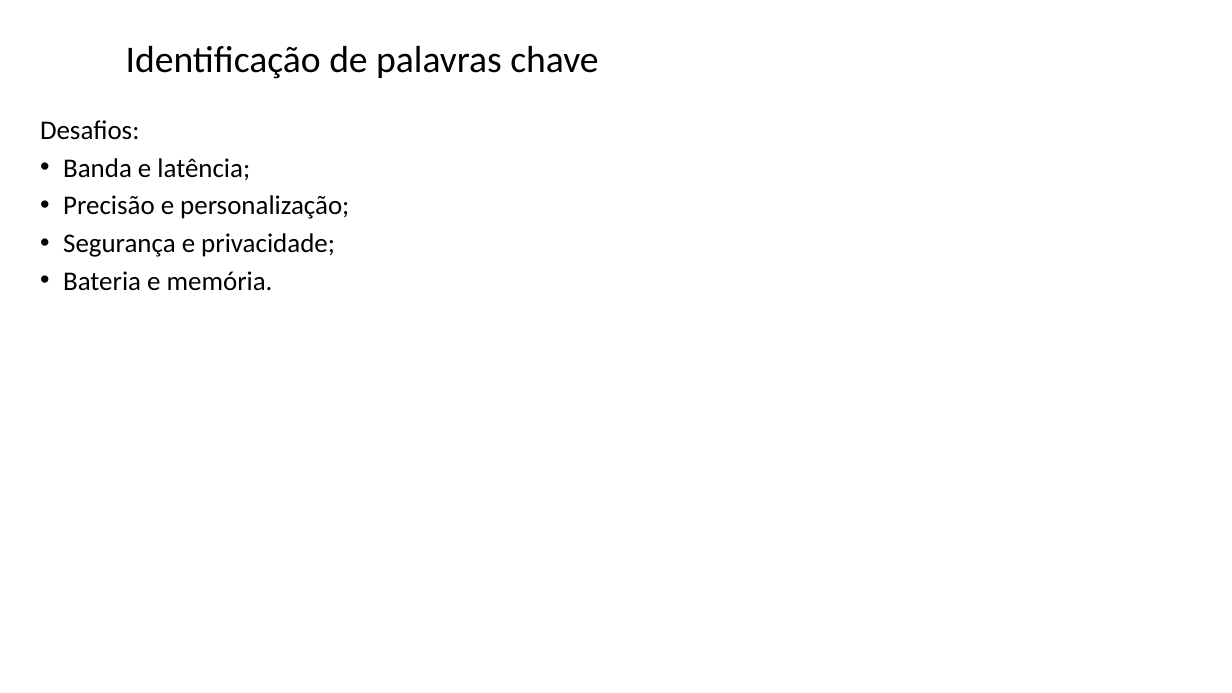
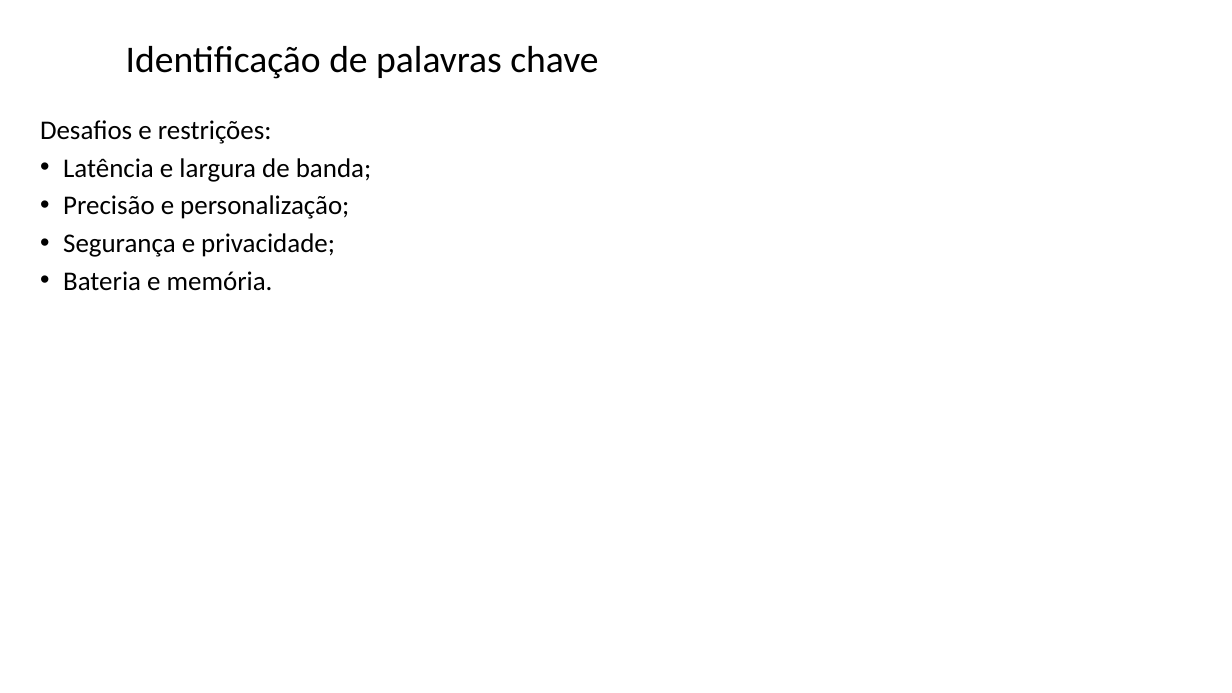
Before and after one commit to zz4fap/tp557-iot-ml, a slide deck: slide 6 of slides/TP557_17_identificação_palavras_chave.pptx. Drawn at 1232x693 pixels with LibreOffice and Linux fonts; fonts in the diff are those of the drawing; background and template pictures are left out. Boxes give left, top, right and bottom in pixels: in the first picture for what was removed or moved away, otherwise in the second. Text is boxed around its words. In the diff, an @@ line names an element or a change of style, - is before the commit and + after.

```diff
--- a/slides/TP557_17_identificação_palavras_chave.pptx
+++ b/slides/TP557_17_identificação_palavras_chave.pptx
@@ text at [40,120,371,182]: text changed @@
-Desafios:
-• Banda e latência;
+Desafios e restrições:
+• Latência e largura de banda;
```
Also in this commit, not shown: 6 other slides changed, 6 slides added.
